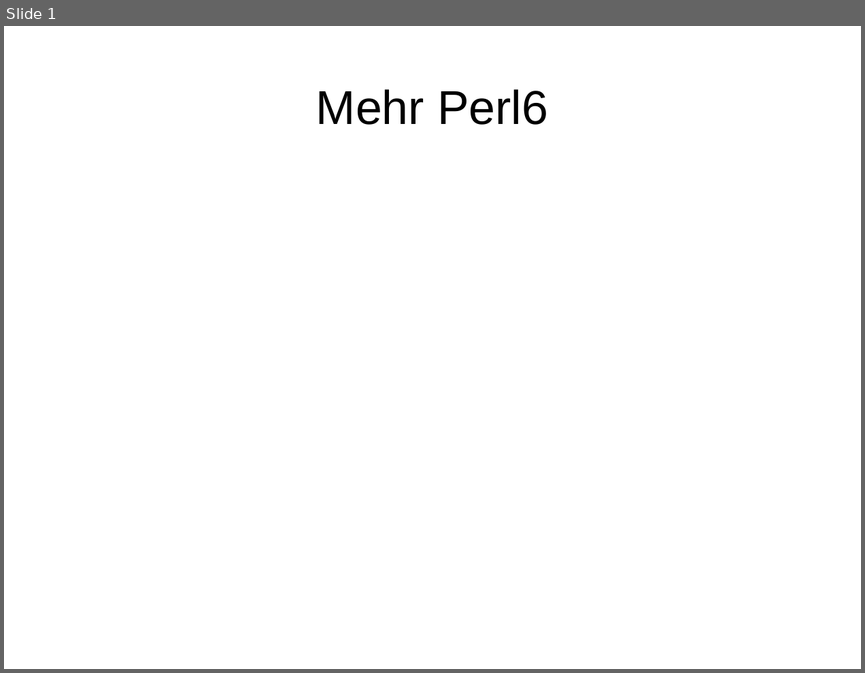
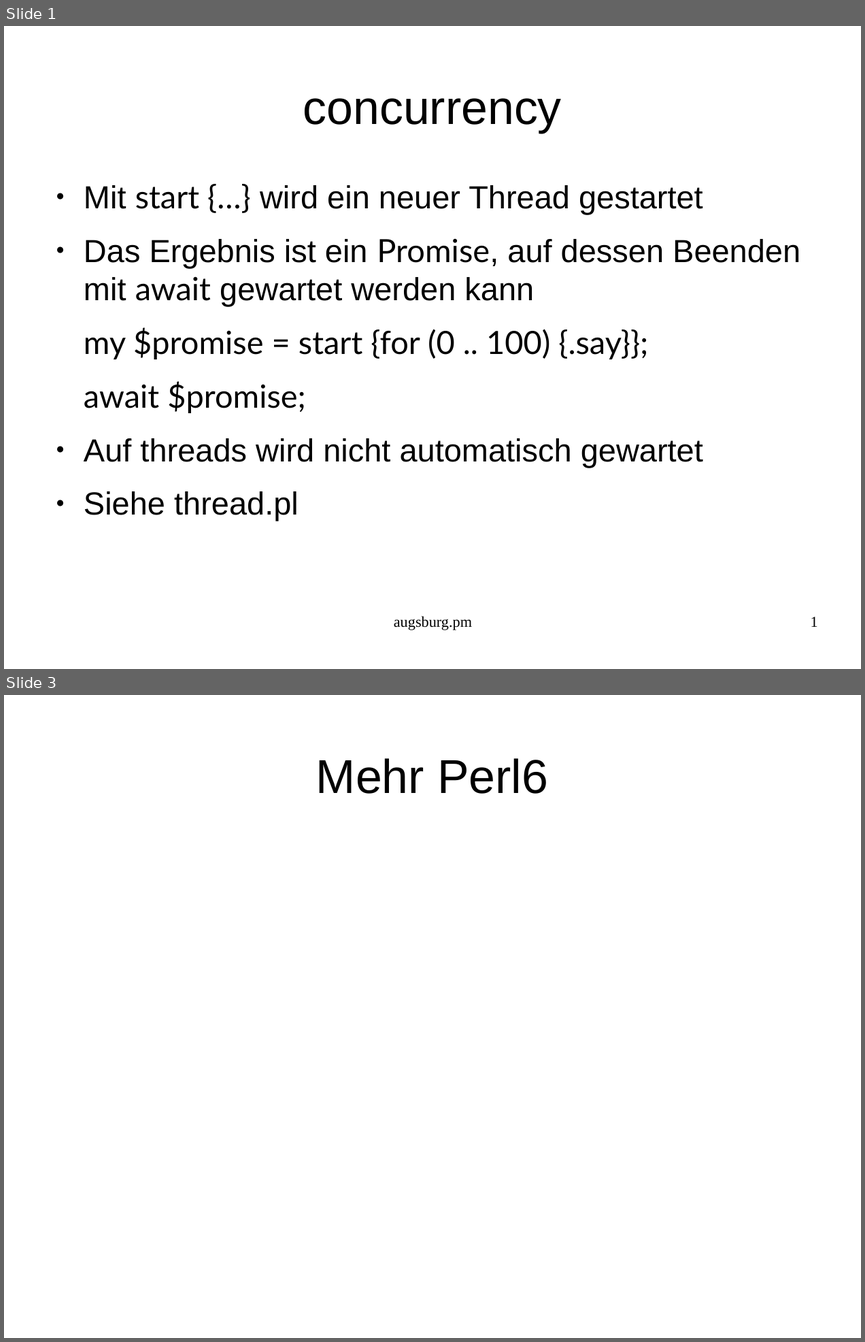
Before and after one commit to augsburgpm/augsburgpm.talk.2016.02, a slide deck: talk.odp. Shown one above the other, each under a label of ours: slide 1 before the commit, slides 1 and 3 after it; the slides between them are not shown. The pictures are 865x673 and 865x1342 pixels, drawn with LibreOffice and Linux fonts; fonts in the diff are those of the drawing. Boxes give left, top, right and bottom in pixels: in the first picture for what was removed or moved away, otherwise in the second. Text is boxed around its words. In the diff, an @@ line names an element or a change of style, - is before the commit and + after.

```diff
--- a/talk.odp
+++ b/talk.odp
@@ slide 1 added at bbox=[4, 26, 861, 669], background #FFFFFF @@
@@ title added at bbox=[303, 98, 562, 133], 44 pt, text #000000 @@
+concurrency
@@ text added at bbox=[84, 185, 800, 520], 29.6 pt, text #000000 @@
+● Mit start {…} wird ein neuer Thread gestartet
+● Das Ergebnis ist ein Promise, auf dessen Beenden mit await gewartet werden kann
+my $promise = start {for (0 .. 100) {.say}};
+await $promise;
+● Auf threads wird nicht automatisch gewartet
+● Siehe thread.pl
@@ text added at bbox=[394, 616, 472, 630], 14 pt, text #000000 @@
+augsburg.pm
@@ page number added at bbox=[810, 616, 818, 626], 14 pt, text #000000 @@
+1
@@ what was slide 1 is now slide 3 @@
```
Also in this commit, not shown: 1 other slide added, 4 other files.
